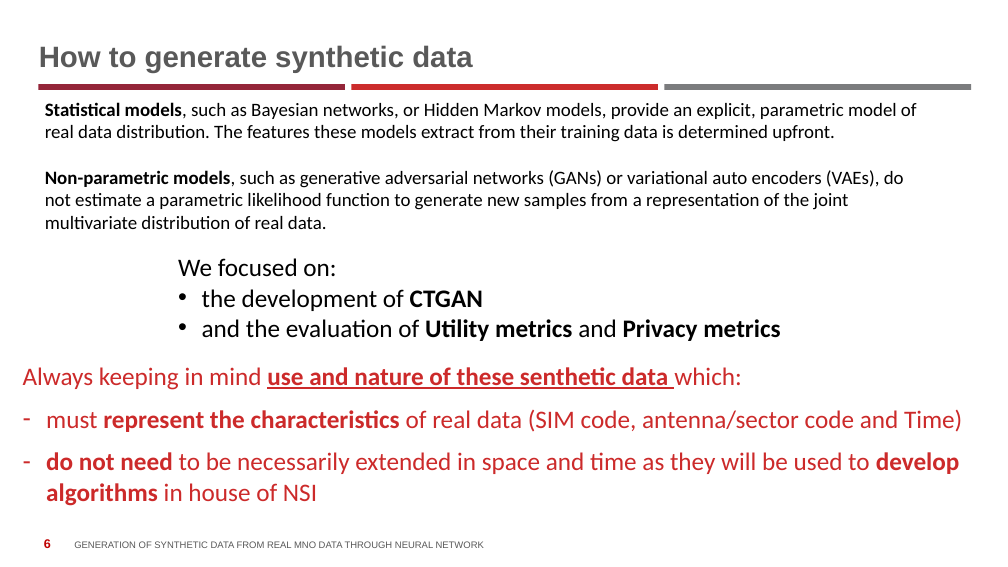
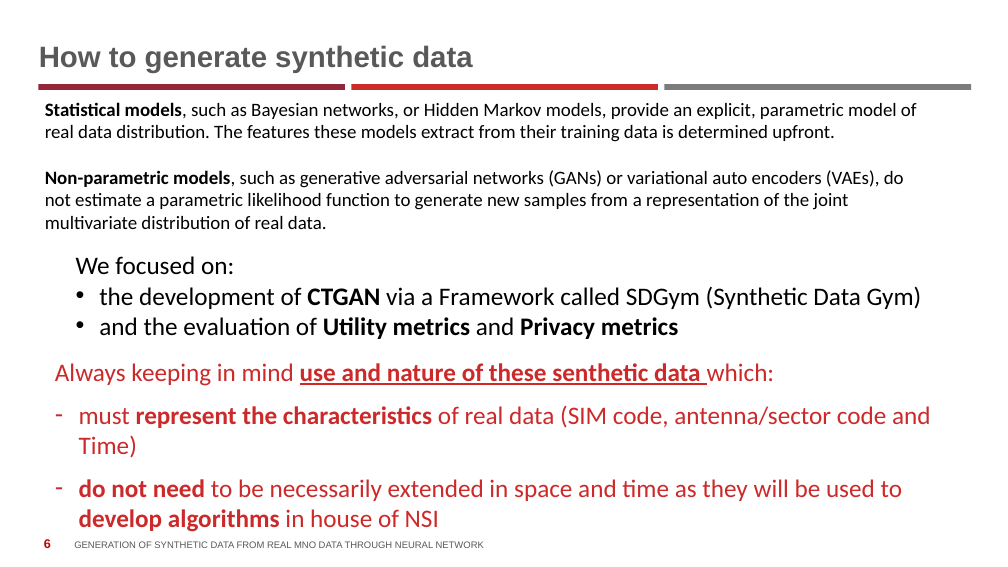
Before and after one commit to istat-methodology/Synthetic_Data, a slide deck: slide 6 of Presentations/Dati Sintetici di telefonia_V2-FUSION.pptx. Drawn at 1008x567 pixels with LibreOffice and Linux fonts; fonts in the diff are those of the drawing; background and template pictures are left out. Boxes give left, top, right and bottom in pixels: in the first picture for what was removed or moved away, otherwise in the second. Text is boxed around its words. In the diff, an @@ line names an element or a change of style, - is before the commit and + after.

```diff
--- a/Presentations/Dati Sintetici di telefonia_V2-FUSION.pptx
+++ b/Presentations/Dati Sintetici di telefonia_V2-FUSION.pptx
@@ text "We focused on:": place and size @@
-text "We focused on:" at (178, 258, 780, 341)
+text "We focused on:" at (76, 256, 922, 339)
@@ text at (99, 286, 922, 309): text changed @@
-• the development of CTGAN
+• the development of CTGAN via a Framework called SDGym (Synthetic Data Gym)
@@ text "Always keeping in mind use ..." rewrapped from (23, 367, 962, 506) to (55, 363, 931, 532) @@
```
Also in this commit, not shown: 5 other slides changed, 2 slides added, 1 other file.
